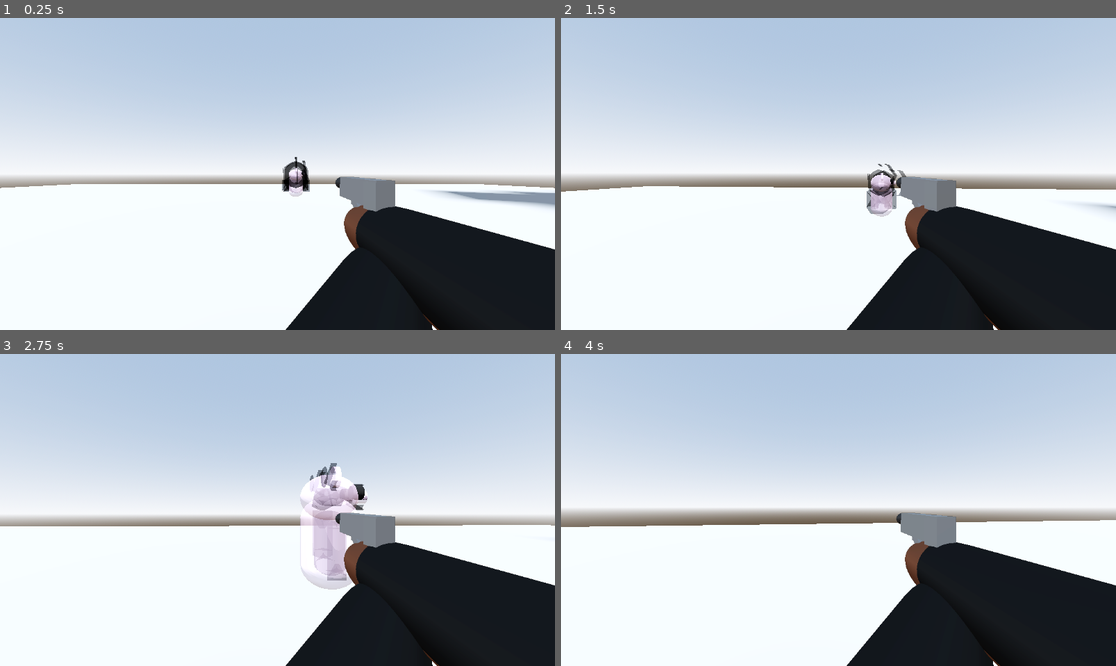
Above: before the commit, frames 1-4 (two rows, left to right).
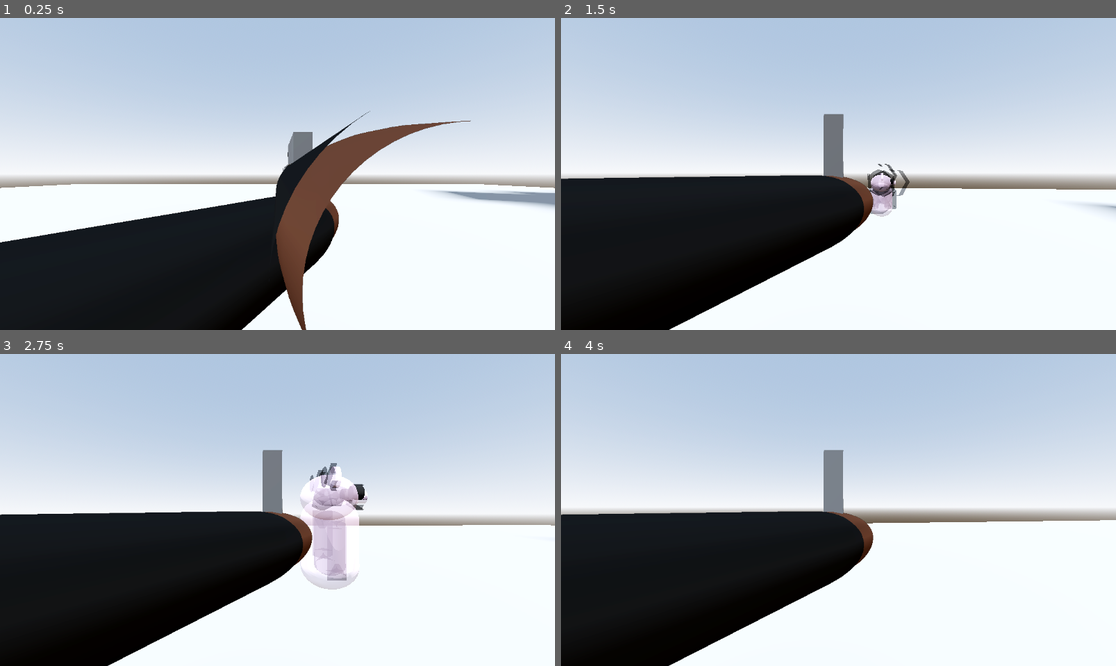
Above: after the commit, the same moments.

Repository: DylanFrenzy/The-Trials-and-Tribulations-of-Tim-Cheese
Game: Godot game, scene res://scenes/main.tscn
The game is run twice, just before and just after one commit, with the same random seed, the same clock (stepped at 60 frames per second) and the same inputs.
Inputs (mouse positions are in pixels of both pictures, inside the frame that each line leads up to):
- Up to frame 1 (0.25 s): no input
- Up to frame 2 (1.5 s): move the mouse to (866, 174) at 0.52 s; hold W (move_forward) from 0.53 s (still down); click (866, 174) at 0.6 s; tap Space (jump) at 0.77 s; move the mouse to (810, 174) at 1.27 s; click (810, 174) at 1.35 s
- Up to frame 3 (2.75 s): keep holding W (move_forward); tap Space (jump) at 1.52 s; move the mouse to (288, 503) at 2.02 s; hold Shift from 2.03 s (still down); click (288, 503) at 2.3 s
- Up to frame 4 (4 s): keep holding W (move_forward); move the mouse to (832, 516) at 2.77 s; release Shift at 2.78 s; click (832, 516) at 2.85 s; tap Space (jump) at 3.02, 3.77 s; move the mouse to (877, 513) at 3.52 s; click (877, 513) at 3.6 s

The runs differ from the first frame. In frame 1, 38% of the frame differs, in the area x 0-100%, y 29-100%; in frame 2, 37%; in frame 3, 37%; in frame 4, 37%.
Error after the commit: Attempt to call function 'sway' in base 'null instance' on a null instance. (res://scripts/new_character_body_3d.gd:23)

Commit message:
The game not run :c

Diff:
--- /dev/null
+++ b/3d-project/scenes/gun_cam.gd
@@ -0,0 +1,15 @@
+extends Camera3D
+
+@onready var Node_3D = $Node3D
+
+func _ready():
+    pass
+
+func _process(delta):
+    Node_3D.position.x = lerp(Node_3D.position.x, 0.0, delta * 5)
+    Node_3D.position.y = lerp(Node_3D.position.y, 0.0, delta * 5)
+    pass
+
+func sway(sway_amount):
+    Node_3D.position.x += sway_amount.x * 0.005
+    Node_3D.position.y += sway_amount.y * 0.005
--- a/3d-project/scenes/gun_cam.tscn
+++ b/3d-project/scenes/gun_cam.tscn
@@ -1,9 +1,11 @@
-[gd_scene load_steps=3 format=3 uid="uid://b17m2m5d4cdix"]
+[gd_scene load_steps=4 format=3 uid="uid://b17m2m5d4cdix"]
 
 [ext_resource type="PackedScene" uid="uid://uo8qyngydbub" path="res://assets/Arms.tscn" id="1_03c0v"]
+[ext_resource type="Script" uid="uid://dbkokuf3jkrkn" path="res://scenes/gun_cam.gd" id="1_ktk0j"]
 [ext_resource type="PackedScene" uid="uid://cwvmoqdyec4ah" path="res://assets/pistol.tscn" id="2_20781"]
 
 [node name="GunCam" type="Camera3D"]
+script = ExtResource("1_ktk0j")
 
 [node name="Node3D" parent="." instance=ExtResource("1_03c0v")]
 transform = Transform3D(1.19249e-09, 0, -0.1, 0, 0.1, 0, 0.1, 0, 1.19249e-09, 0.180404, -0.106314, -0.234271)
--- a/3d-project/scripts/new_character_body_3d.gd
+++ b/3d-project/scripts/new_character_body_3d.gd
@@ -4,10 +4,12 @@
 @export var move_speed := 5.0
 @export var jump_velocity := 4.5
 
+
 var gravity = ProjectSettings.get_setting("physics/3d/default_gravity")
 
 @onready var camera := $Camera3D
 @onready var raycast := $Camera3D/RayCast3D
+@onready var GunCam = $CharacterBody3D/Camera3D/SubViewportContainer/SubViewport/GunCam
 
 func _ready():
 	Input.set_mouse_mode(Input.MOUSE_MODE_CAPTURED)
@@ -18,6 +20,7 @@
 		rotate_y(deg_to_rad(-event.relative.x * mouse_sensitivity))
 		camera.rotate_x(deg_to_rad(-event.relative.y * mouse_sensitivity))
 		camera.rotation.x = clamp(camera.rotation.x, deg_to_rad(-90), deg_to_rad(90))
+		GunCam.sway(Vector2(event.relative.x, event.relative.y))
 
 func _physics_process(delta):
 	$Camera3D/SubViewportContainer/SubViewport/GunCam.global_transform = camera.global_transform
@@ -45,7 +48,8 @@
 
 	# Shooting
 	if Input.is_action_just_pressed("shoot"):
-		if raycast.is_colliding():
-			var target = raycast.get_collider()
-			if target.has_method("take_damage"):
-				target.take_damage(10)
+		#if ammo != 0:
+			if raycast.is_colliding():
+				var target = raycast.get_collider()
+				if target.has_method("take_damage"):
+					target.take_damage(10)
Not shown, added: 3d-project/scenes/gun_cam.gd.uid
